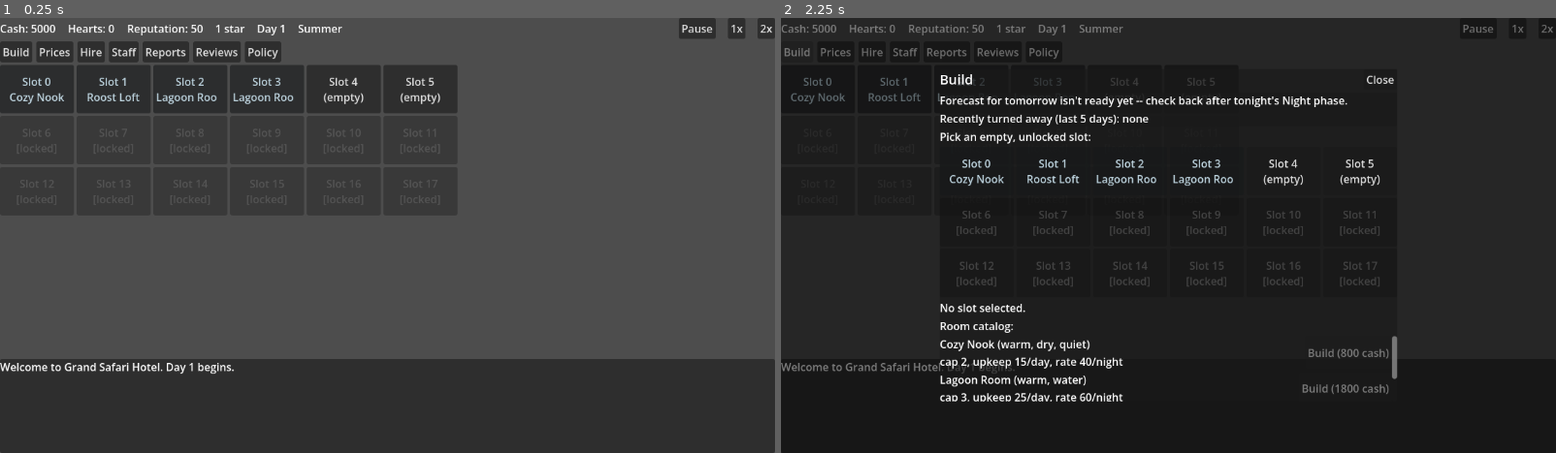
Above: before the commit, frames 1-2 (left to right).
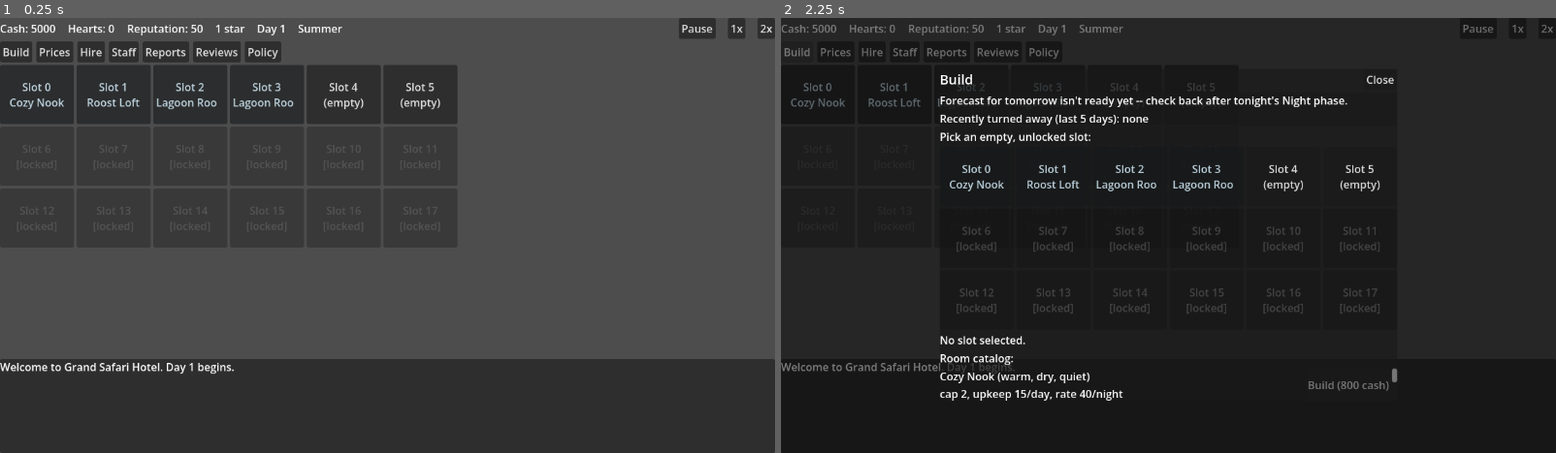
Above: after the commit, the same moments.

Repository: rdefm/habitat_hotel
Game: Godot game, scene res://main.tscn
Two runs of this game, one before a commit and one after it. Both use one fixed random seed, a clock stepped at 60 frames per second and the inputs below.
Inputs:
- Up to frame 1 (0.25 s): no input
- Up to frame 2 (2.25 s): click "1x" at 0.5 s; click "2x" at 1.25 s; click "Build" at 2 s

The runs differ from the first frame. In frame 1, 1.5% of the frame differs, in the area x 0-59%, y 13-46%; in frame 2, 4.3%, in the area x 1-80%, y 13-89%.

Commit message:
Give each guest a name, drawn once and kept for their whole stay
New data/names.json holds a general name pool plus optional
per-species pools; DemandGenerator picks a name for each arrival with
an equal chance of drawing from either pool (falling back to general
if the species has no pool of its own), through the seeded Rng
service so it stays deterministic/replayable.

The name travels with the guest from arrival through to checkout
(Sim.guests, GameState.hotel_rooms' occupant_name) and now shows up
on the hotel grid tile, the room details menu, the day log, and the
Reviews feed.

Diff:
--- a/autoload/game_state.gd
+++ b/autoload/game_state.gd
@@ -29,6 +29,7 @@
 var traits: Dictionary = {}
 var seasons: Dictionary = {}
 var balance: Dictionary = {}
+var names: Dictionary = {}
 var slot_layout: Array = []
 var _starting_hotel_template: Array = []
 
@@ -75,6 +76,7 @@
 	balance = data["balance"]
 	_starting_hotel_template = data["starting_hotel"]
 	slot_layout = data["slot_layout"]
+	names = data["names"]
 	EventBus.data_loaded.emit()
 
 
@@ -119,6 +121,7 @@
 			"slot": entry["slot"],
 			"room_type_id": entry["room_type_id"],
 			"occupant": null,
+			"occupant_name": null,
 			"occupant_species_id": null,
 			"occupant_mismatch": false,
 			"upgrades": [],
@@ -172,7 +175,7 @@
 	if cash < cost:
 		return false
 	cash -= cost
-	hotel_rooms.append({"slot": slot_index, "room_type_id": room_type_id, "occupant": null, "occupant_species_id": null, "occupant_mismatch": false, "upgrades": []})
+	hotel_rooms.append({"slot": slot_index, "room_type_id": room_type_id, "occupant": null, "occupant_name": null, "occupant_species_id": null, "occupant_mismatch": false, "upgrades": []})
 	return true
 
 
--- a/autoload/sim_controller.gd
+++ b/autoload/sim_controller.gd
@@ -191,6 +191,7 @@
 	_next_guest_id += 1
 	guests[gid] = {
 		"id": gid,
+		"name": arrival["name"],
 		"species_id": arrival["species_id"],
 		"party_size": arrival["party_size"],
 		"nights_total": arrival["nights_total"],
@@ -200,6 +201,7 @@
 		"mismatch": mismatch,
 	}
 	room["occupant"] = gid
+	room["occupant_name"] = arrival["name"]
 	room["occupant_species_id"] = arrival["species_id"]
 	room["occupant_mismatch"] = mismatch
 
@@ -234,6 +236,7 @@
 	var flavor_line: String = flavor_lines[Rng.randi_range(0, flavor_lines.size() - 1)] if not flavor_lines.is_empty() else ""
 	EventBus.review_posted.emit({
 		"day": GameState.day,
+		"guest_name": g["name"],
 		"species_id": g["species_id"],
 		"species_name": species["name"],
 		"review": review,
@@ -243,6 +246,7 @@
 	})
 
 	room["occupant"] = null
+	room["occupant_name"] = null
 	room["occupant_species_id"] = null
 	room["occupant_mismatch"] = false
 	guests.erase(gid)
--- /dev/null
+++ b/data/names.json
@@ -0,0 +1,40 @@
+{
+  "general": [
+    "Alex", "Jamie", "Morgan", "Riley", "Casey", "Taylor", "Jordan",
+    "Charlie", "Sam", "Robin", "Drew", "Quinn", "Avery", "Skyler", "Reese"
+  ],
+  "species": {
+    "pigeon": [
+      "Coo Turner", "Rocky Pidgeman", "Feather Locklear", "Squawk Norris",
+      "Ledge Ender", "Perry Winkle"
+    ],
+    "capybara": [
+      "Coby Barry", "Chilly Willy", "Cappy Baraiah", "Bara Cuda",
+      "Sir Soaks-a-Lot", "Zen Barry"
+    ],
+    "tortoise": [
+      "Shelldon", "Torty McSlow", "Gary the Tortoise", "Crawlford",
+      "Shellby", "Methuselah Jr."
+    ],
+    "penguin": [
+      "Waddles", "Ice Perkins", "Chilly Chaplin", "Frosty Beaks",
+      "Sir Waddlesworth", "Pingu Jr."
+    ],
+    "flamingo": [
+      "Pinky Longlegs", "Stan Ding", "Flo Mingo", "Rosy Beaklyn",
+      "Balance Beam", "Marabou Mia"
+    ],
+    "bat": [
+      "Count Flapula", "Echo Knight", "Luna Wing", "Bruce Wingne",
+      "Dusk Cobweb", "Sonar Steve"
+    ],
+    "polar_bear": [
+      "Chilly Chompers", "Frost Byte", "Sir Snowington", "Blizzard Bo",
+      "Yukon Cornelius Jr.", "Arctic Andy"
+    ],
+    "snow_leopard": [
+      "Ghost Whiskers", "Snowy Prowler", "Frost Fang", "Ice Pounce",
+      "Misty Claw", "Blizzard Blaze"
+    ]
+  }
+}
--- a/sim/data_loader.gd
+++ b/sim/data_loader.gd
@@ -29,6 +29,7 @@
 	var balance := load_balance()
 	var starting_hotel := load_starting_hotel(rooms)
 	var slot_layout := load_slot_layout()
+	var names := load_names(species)
 	return {
 		"tags": tags,
 		"species": species,
@@ -38,6 +39,7 @@
 		"balance": balance,
 		"starting_hotel": starting_hotel,
 		"slot_layout": slot_layout,
+		"names": names,
 	}
 
 
@@ -292,3 +294,50 @@
 		push_error("[DataLoader] slot_layout entry %d unlock must be an object with a 'star' field" % int(entry["slot"]))
 		return false
 	return true
+
+
+## Guest name pools: a "general" list any species can draw from, plus
+## optional per-species lists. DemandGenerator picks 50/50 between the
+## general pool and the arriving guest's species pool (falling back to
+## general if that species has no list of its own).
+static func load_names(valid_species: Dictionary) -> Dictionary:
+	var out := {"general": [], "species": {}}
+	var raw: Variant = _read_json("names.json")
+	if raw == null:
+		return out
+	if not (raw is Dictionary):
+		push_error("[DataLoader] names.json must be a JSON object")
+		return out
+
+	var general: Variant = raw.get("general", [])
+	if not (general is Array):
+		push_error("[DataLoader] names.json 'general' must be an array of strings")
+	else:
+		out["general"] = _clean_name_list(general, "general")
+	if out["general"].is_empty():
+		push_error("[DataLoader] names.json 'general' must contain at least one name")
+
+	var species_lists: Variant = raw.get("species", {})
+	if not (species_lists is Dictionary):
+		push_error("[DataLoader] names.json 'species' must be an object of species_id -> array")
+		return out
+	for species_id in species_lists.keys():
+		if not valid_species.has(species_id):
+			push_error("[DataLoader] names.json 'species' references unknown species '%s'" % species_id)
+			continue
+		var list: Variant = species_lists[species_id]
+		if not (list is Array):
+			push_error("[DataLoader] names.json 'species.%s' must be an array of strings" % species_id)
+			continue
+		out["species"][species_id] = _clean_name_list(list, species_id)
+	return out
+
+
+static func _clean_name_list(raw_list: Array, context: String) -> Array:
+	var out := []
+	for entry in raw_list:
+		if typeof(entry) != TYPE_STRING or entry.is_empty():
+			push_error("[DataLoader] names.json '%s' has a non-string/empty entry: %s" % [context, str(entry)])
+			continue
+		out.append(entry)
+	return out
--- a/sim/demand_generator.gd
+++ b/sim/demand_generator.gd
@@ -25,6 +25,8 @@
 	var rep_factor: float = lerpf(float(demand["reputation_weight_min"]), float(demand["reputation_weight_max"]), rep_fraction)
 	var count: int = maxi(0, int(round(base_count * rep_factor)))
 
+	var names: Dictionary = game_state.names
+
 	var arrivals: Array = []
 	for i in range(count):
 		var s: Dictionary = _weighted_pick(eligible, tag_weights, rng)
@@ -38,8 +40,23 @@
 			"budget": s["budget"],
 			"party_size": party_size,
 			"nights_total": nights,
+			"name": _pick_name(s["id"], names, rng),
 		})
 	return arrivals
+
+
+## Equal chance of drawing from the general pool or this species' own pool;
+## falls back to general if the species has no pool (or it's empty).
+static func _pick_name(species_id: String, names: Dictionary, rng: Node) -> String:
+	var general: Array = names.get("general", [])
+	var species_pool: Array = names.get("species", {}).get(species_id, [])
+
+	var pool := general
+	if not species_pool.is_empty() and rng.randf() < 0.5:
+		pool = species_pool
+	if pool.is_empty():
+		return "Guest"
+	return pool[rng.randi_range(0, pool.size() - 1)]
 
 
 static func _weighted_pick(list: Array, tag_weights: Dictionary, rng: Node) -> Dictionary:
--- a/ui/hotel_panel.gd
+++ b/ui/hotel_panel.gd
@@ -11,7 +11,7 @@
 signal slot_selected(slot_index: int)
 
 const COLUMNS := 6
-const CELL_MIN_SIZE := Vector2(110, 72)
+const CELL_MIN_SIZE := Vector2(110, 88)
 
 @export var interactive: bool = false
 
@@ -57,10 +57,12 @@
 			btn.text = "Slot %d\n[locked]" % slot_index
 			btn.disabled = true
 			btn.modulate = Color(0.5, 0.5, 0.5)
+			btn.tooltip_text = ""
 		elif room.is_empty():
 			btn.text = "Slot %d\n(empty)" % slot_index
 			btn.disabled = not interactive
 			btn.modulate = Color(1, 1, 1)
+			btn.tooltip_text = ""
 		else:
 			var room_type: Dictionary = GameState.rooms[room["room_type_id"]]
 			var occupied := room["occupant"] != null
@@ -68,17 +70,22 @@
 			var suffix := " ^%d" % upgrade_count if upgrade_count > 0 else ""
 			var occupant_line := ""
 			var modulate_color := Color(0.85, 0.95, 1.0)
+			var tooltip := ""
 
 			if occupied:
+				var guest_name: String = room.get("occupant_name", "") if room.get("occupant_name", "") else "Guest"
 				var species_id: String = room.get("occupant_species_id", "")
 				var species_name: String = GameState.species.get(species_id, {}).get("name", species_id)
 				var mismatch: bool = room.get("occupant_mismatch", false)
-				occupant_line = "\n%s%s" % [species_name, (" (mismatch)" if mismatch else " (perfect fit)")]
+				var fit_text := "mismatch" if mismatch else "perfect fit"
+				occupant_line = "\n%s\n%s (%s)" % [guest_name, species_name, fit_text]
 				modulate_color = Color(1.0, 0.85, 0.5) if mismatch else Color(0.75, 1.0, 0.75)
+				tooltip = "%s the %s -- %s" % [guest_name, species_name, fit_text]
 
 			btn.text = "Slot %d\n%s%s%s" % [slot_index, room_type["name"], suffix, occupant_line]
 			btn.disabled = not interactive
 			btn.modulate = modulate_color
+			btn.tooltip_text = tooltip
 
 
 func _on_cell_pressed(slot_index: int) -> void:
--- a/ui/main_screen.gd
+++ b/ui/main_screen.gd
@@ -199,8 +199,9 @@
 
 func _on_review_posted(review: Dictionary) -> void:
 	var color: String = {"positive": "green", "negative": "red"}.get(review["review"], "gray")
-	_log("  [color=%s]%s[/color] (%s, %+d cash) -- \"%s\"" % [
-		color, review["species_name"], review["review"], review["revenue"], review["flavor_line"],
+	var guest_name: String = review.get("guest_name", "") if review.get("guest_name", "") else "Guest"
+	_log("  [color=%s]%s the %s[/color] (%s, %+d cash) -- \"%s\"" % [
+		color, guest_name, review["species_name"], review["review"], review["revenue"], review["flavor_line"],
 	])
 
 
--- a/ui/reviews_menu.gd
+++ b/ui/reviews_menu.gd
@@ -23,8 +23,9 @@
 	for i in range(history.size() - 1, -1, -1):
 		var review: Dictionary = history[i]
 		var color: Color = {"positive": Color(0.5, 1, 0.5), "negative": Color(1, 0.5, 0.5)}.get(review["review"], Color(0.85, 0.85, 0.85))
-		list.add_child(_line("Day %d -- %s (%s, %+d cash, satisfaction %.0f)" % [
-			review["day"], review["species_name"], review["review"], review["revenue"], review["satisfaction"],
+		var guest_name: String = review.get("guest_name", "") if review.get("guest_name", "") else "Guest"
+		list.add_child(_line("Day %d -- %s the %s (%s, %+d cash, satisfaction %.0f)" % [
+			review["day"], guest_name, review["species_name"], review["review"], review["revenue"], review["satisfaction"],
 		], color))
 		list.add_child(_line("  \"%s\"" % review["flavor_line"], color))
 
--- a/ui/upgrade_menu.gd
+++ b/ui/upgrade_menu.gd
@@ -95,10 +95,11 @@
 	var stats := GameState.effective_room_stats(room)
 	var occupant_line := "Vacant"
 	if room["occupant"] != null:
+		var guest_name: String = room.get("occupant_name", "") if room.get("occupant_name", "") else "Guest"
 		var species_id: String = room.get("occupant_species_id", "")
 		var species_name: String = GameState.species.get(species_id, {}).get("name", species_id)
 		var mismatch: bool = room.get("occupant_mismatch", false)
-		occupant_line = "Occupied by %s -- %s" % [species_name, ("mismatch" if mismatch else "perfect fit")]
+		occupant_line = "Occupied by %s the %s -- %s" % [guest_name, species_name, ("mismatch" if mismatch else "perfect fit")]
 	_stats_label.text = "%s (slot %d)\ntags=%s  capacity=%d  upkeep=%d/day%s\n%s" % [
 		base["name"], slot_index, stats["tags"], int(stats["capacity"]), int(stats["upkeep_per_day"]),
 		("  satisfaction +%d" % int(stats["satisfaction_bonus"])) if float(stats.get("satisfaction_bonus", 0)) != 0.0 else "",
